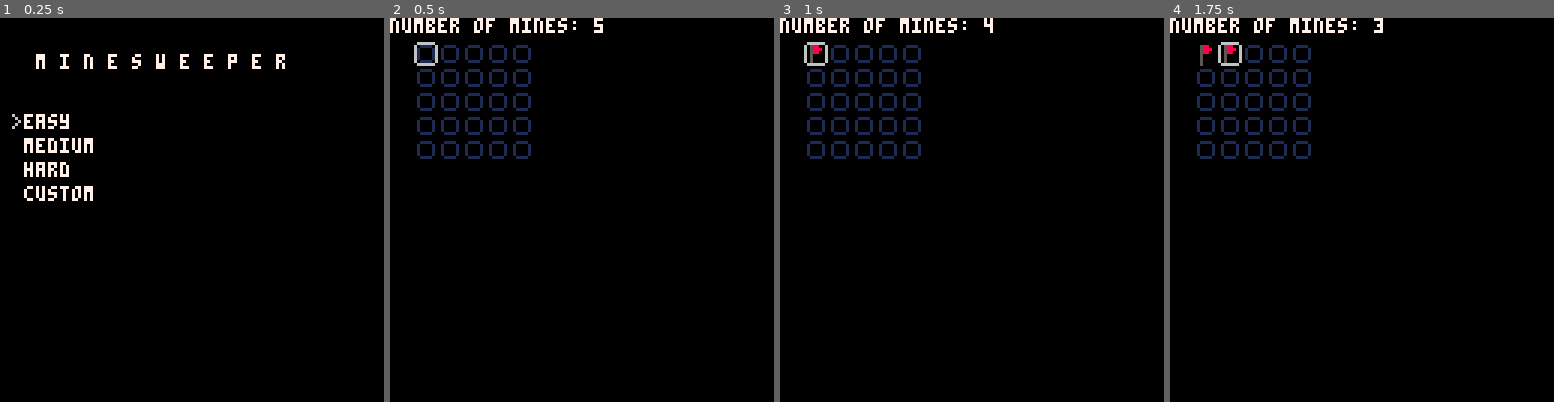
Above: before the commit, frames 1-4 (left to right).
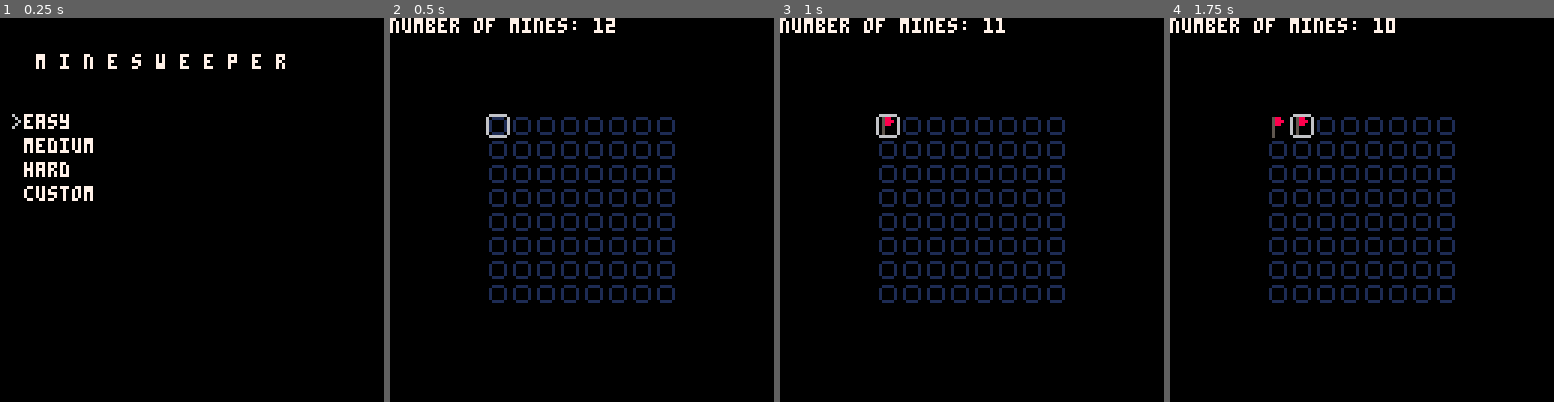
Above: after the commit, the same moments.

Repository: bladh/pico8-minesweeper
Game: PICO-8 cartridge mine.p8
Two runs of this game, one before a commit and one after it. Both use one fixed random seed, a clock stepped at 60 frames per second and the inputs below.
Inputs:
- Up to frame 1 (0.25 s): no input
- Up to frame 2 (0.5 s): tap X (X key) at 0.33 s
- Up to frame 3 (1 s): tap O (Z key) at 0.7 s
- Up to frame 4 (1.75 s): tap X (X key) at 1.07 s; hold Right from 1.6 s (still down); tap O (Z key) at 1.7 s

Frame 1 is identical in both runs. In frame 2, 8.3% of the frame differs, in the area x 6-75%, y 0-75%; in frame 3, 8.5%; in frame 4, 8.6%, in the area x 7-75%, y 0-75%.

Commit message:
Draw board in the center, and tune difficulties a bit

Diff:
--- a/mine.p8
+++ b/mine.p8
@@ -28,21 +28,22 @@
 end
 
 function draw_board(board)
-  for i=1,board.width do
-    for j=1,board.height do
-      local tile = board.f[i][j]
+
+  for i=0,board.width-1 do
+    for j=0,board.height-1 do
+      local tile = board.f[i+1][j+1]
       if tile.flag == 0 do
-        spr(1, i*8, j*8)
+        spr(1, i*8+ho, j*8+vo)
       elseif tile.flag == 1 do
-        print(board.f[i][j].v, i*8+2,j*8+2, get_color(board.f[i][j].v))
+        print(board.f[i+1][j+1].v, i*8+2+ho,j*8+2+vo, get_color(board.f[i+1][j+1].v))
       elseif tile.flag == 2 do
-        spr(3, i*8, j*8)
+        spr(3, i*8+ho, j*8+vo)
       elseif tile.flag == 3 do
-        spr(4, i*8, j*8)
-      end
-    end
-  end
-  spr(2, selection.x*8, selection.y*8)
+        spr(4, i*8+ho, j*8+vo)
+      end
+    end
+  end
+  spr(2, (selection.x-1)*8+ho, (selection.y-1)*8+vo)
   if winner do
     print("congratulations!",0,0,7)
   elseif playing == false do
@@ -57,6 +58,8 @@
   flags = 0
   board_width = width
   board_height = height
+  ho = (128-(width*8))/2
+  vo = (128-(height*8))/2
   safe_tiles = (board_width * board_height) - num_mines
   board = init_board(board_width,board_height)
   add_mines(board,num_mines)
@@ -259,11 +262,11 @@
   if btnp(❎) and not mstate.customizing do
     if mstate.selection == 0 do
       -- easy game
-      init_game(5,5,5)
+      init_game(12,8,8)
     elseif mstate.selection == 1 do
-      init_game(12, 8, 8)
+      init_game(30, 10, 10)
     elseif mstate.selection == 2 do
-      init_game(30, 12, 12)
+      init_game(60, 13, 13)
     elseif mstate.selection == 3 do
       customize()
     end
